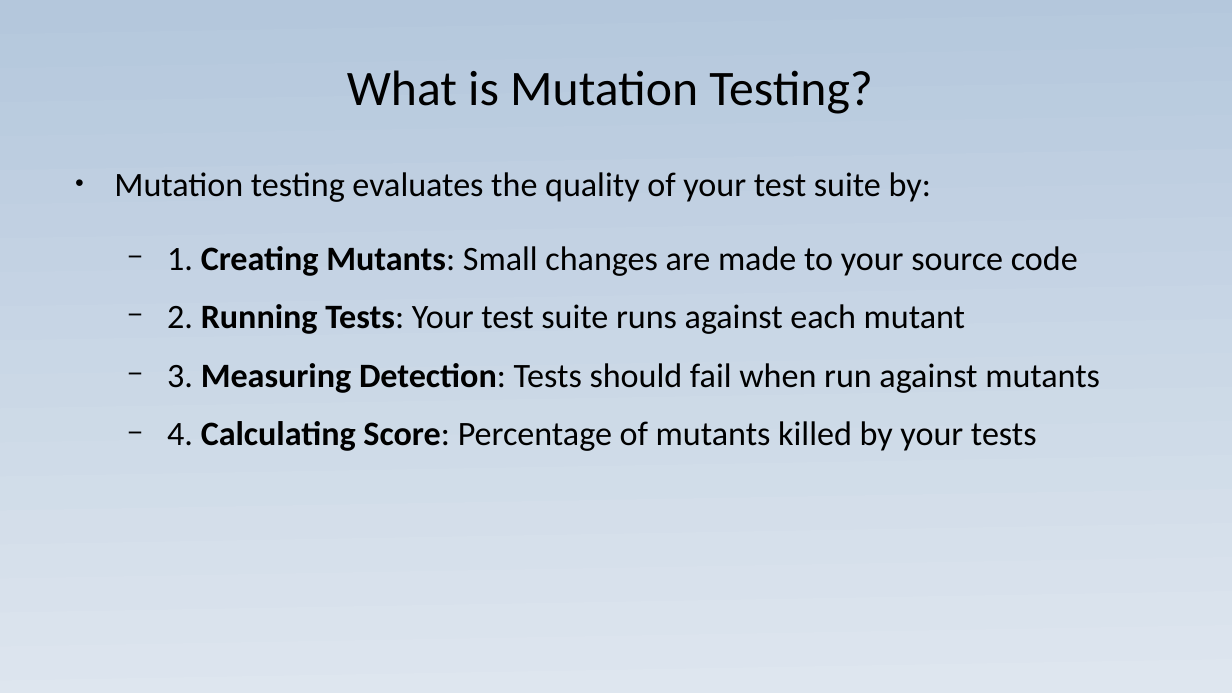
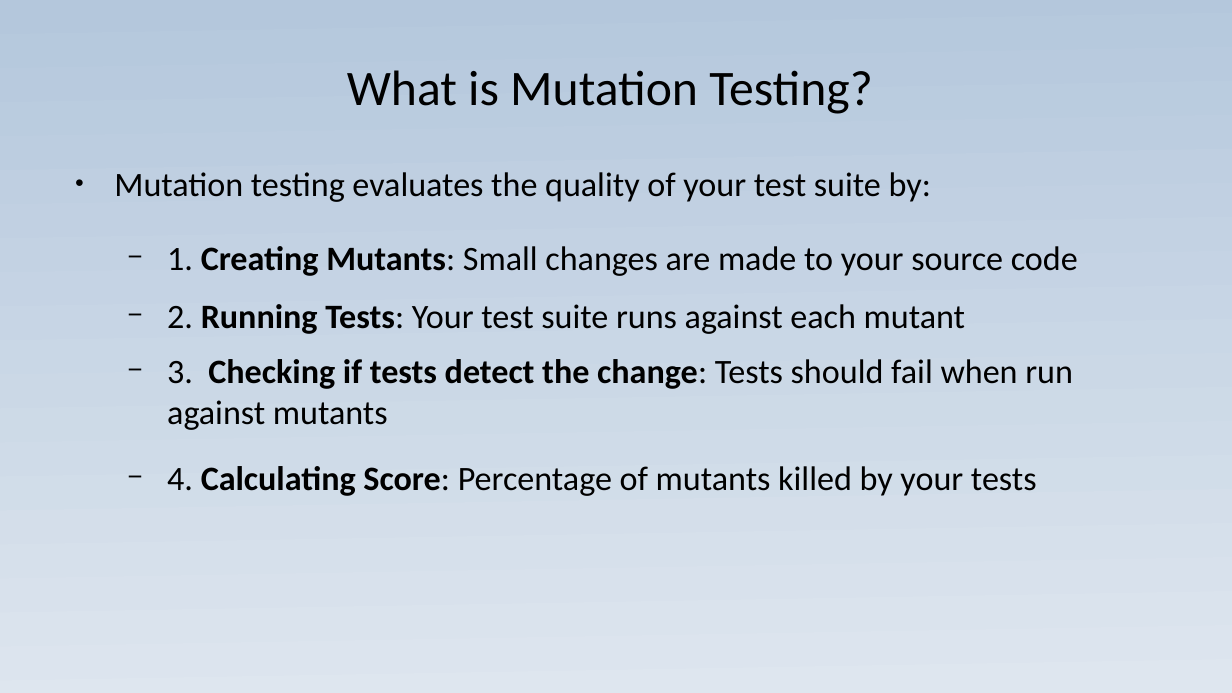
Before and after one commit to JoaoGuilhermedeSa/pitest, a slide deck: slide 3 of Presentation_exibition.ppsx. Drawn at 1232x693 pixels with LibreOffice and Linux fonts; fonts in the diff are those of the drawing. Boxes give left, top, right and bottom in pixels: in the first picture for what was removed or moved away, otherwise in the second. Text is boxed around its words. In the diff, an @@ line names an element or a change of style, - is before the commit and + after.

```diff
--- a/Presentation_exibition.ppsx
+++ b/Presentation_exibition.ppsx
@@ text at (x1=167, y1=359, x2=1073, y2=430): text changed @@
-  − 3. Measuring Detection: Tests should fail when run against mutants
+  − 3. Checking if tests detect the change: Tests should fail when run against mutants
@@ text at (x1=167, y1=466, x2=1037, y2=496): more space between paragraphs @@
```
Also in this commit, not shown: 5 other slides changed, 1 slide added, 2 slides removed, 8 other files.
